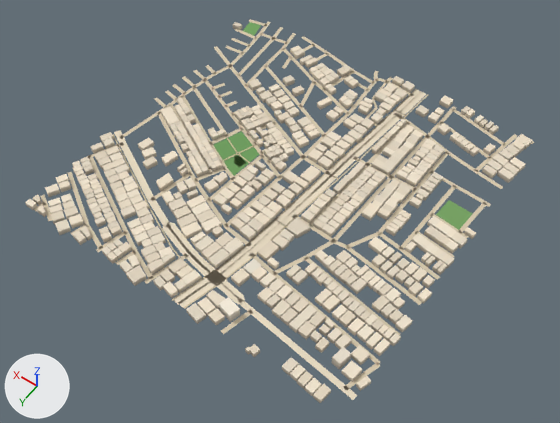
The glTF model public/assets/bengaluru-region-v1/tiles/t-12_1-l0.glb as it was, and as the next commit left it.
One viewpoint serves both versions: a camera (50 mm lens) standing at (-6148.0, 1330.0, 816.0) and looking at (-5765.0, 794.0, -26.0). Every picture has the same lights, and +X, +Y and +Z are marked at lower left. The first picture is the older version. Vertices at exactly the same position are counted once.

The first picture shows 'building', 'ground'.
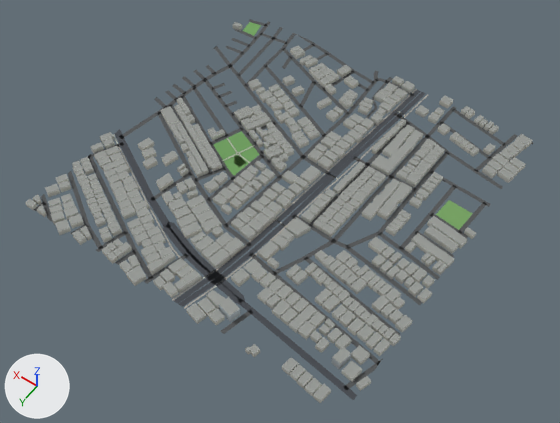
Pixel boxes [x1, y1, x2, y2] of what changed, in the pictures (560 x 423 px; the box of a moved part takes in the faces that stretch with it):
'ground', reshaped
    before: [34, 19, 535, 400]
    after: [34, 19, 533, 400]
part 1 of me_building, recoloured (darker)
    both: [25, 22, 533, 403]
part 2 of me_ground, rebuilt (7% narrower)
    before: [174, 276, 213, 305]
    after: [174, 276, 210, 304]
part 3 of me_ground, rebuilt
    before: [180, 280, 217, 308]
    after: [179, 280, 217, 307]
part 4 of me_ground, moved or reshaped
    before: [40, 22, 454, 400]
    after: [41, 21, 454, 400]
part 5 of me_ground, moved or reshaped
    before: [475, 141, 535, 189]
    after: [475, 142, 533, 189]
part 6 of me_ground, recoloured
    both: [34, 19, 517, 400]

Diff of the bpy script that builds the scene:
```diff
--- a/public/assets/bengaluru-region-v1/tiles/t-12_1-l0.glb.py
+++ b/public/assets/bengaluru-region-v1/tiles/t-12_1-l0.glb.py
@@ me_building @@
-me_building.from_pydata(...)  # 5058 vertices, 6664 faces; spans x -9.0..508.0, y -6.0..511.0, z 0.0..15.0
+me_building.from_pydata(...)  # 5058 vertices, 8038 faces; spans x -9.0..508.0, y -6.0..511.0, z 0.0..15.0
+# me_building part 1: 6664 kept faces spanning x -9.0..508.0, y -6.0..511.0, z 0.0..15.0 get new vertex colours
 me_building.materials.append(mat_building)
@@ me_ground @@
 # verts and faces of me_ground; kept vertices keep their numbers, new ones are numbered from 1246
-me_ground.from_pydata(...)  # 1246 vertices, 962 faces; spans x -3.0..503.0, y -3.0..503.0, z 1.0
+me_ground.from_pydata(...)  # 1268 vertices, 982 faces; spans x 0.0..500.0, y 0.0..500.0, z 1.0
+# me_ground part 2: the loose piece of 6 vertices spanning x 227.0..249.0, y 446.0..501.0, z 1.0 is rebuilt with 8 vertices and now spans x 228.0..248.0, y 446.0..500.0, z 1.0
+# me_ground part 3: the loose piece of 6 vertices spanning x 219.0..242.0, y 447.0..501.0, z 1.0 is rebuilt with 6 vertices and now spans x 220.0..240.0, y 447.0..500.0, z 1.0
+# me_ground part 4
+# 64 vertices are removed from x -3.0..502.0, y 0.0..501.0, z 1.0
+# 143 faces are deleted
+# 7 vertices in x 1.0..326.0, y 173.0..482.0, z 1.0 move by (-1.0, 0.0, 0.0)
+# 4 vertices in x -1.0..324.0, y 173.0..474.0, z 1.0 move by (1.0, 0.0, 0.0)
+# 69 vertices move from x 22.0..503.0, y -3.0..503.0, z 1.0 to x 6.0..500.0, y 0.0..500.0, z 1.0
+# 75 vertices are added at x 0.0..500.0, y 0.0..500.0, z 1.0
+# 8 new vertices lie (7.0, -1.0, 0.0) away from vertices in x 184.0..222.0, y 16.0..437.0, z 1.0
+# 160 new faces join them
+# me_ground part 5
+delete_vertices([*range(982, 986)])  # with the faces that use them
+verts[999] = (19.0, 97.0, 1.0)  # moved, pixel (491, 179)
+verts[998] = (20.0, 103.0, 1.0)  # moved, pixel (488, 181)
+verts[1313] = (0.0, 5.0, 1.0)  # pixel (532, 144)
+verts[1314] = (0.0, 0.0, 1.0)  # pixel (533, 142)
+verts[1315] = (2.0, 0.0, 1.0)  # pixel (532, 142)
+verts[1316] = (3.0, 4.0, 1.0)  # pixel (530, 143)
+verts[1317] = (17.0, 0.0, 1.0)
+faces += [(1313, 1314, 1315), (1313, 1315, 1316), (1315, 1317, 1316)]
+# me_ground part 6: 841 kept faces spanning x 0.0..500.0, y 0.0..500.0, z 1.0 get new vertex colours; the middle colour goes from beige #d7c9ae to dark grey #535556
 me_ground.materials.append(mat_ground)
```
